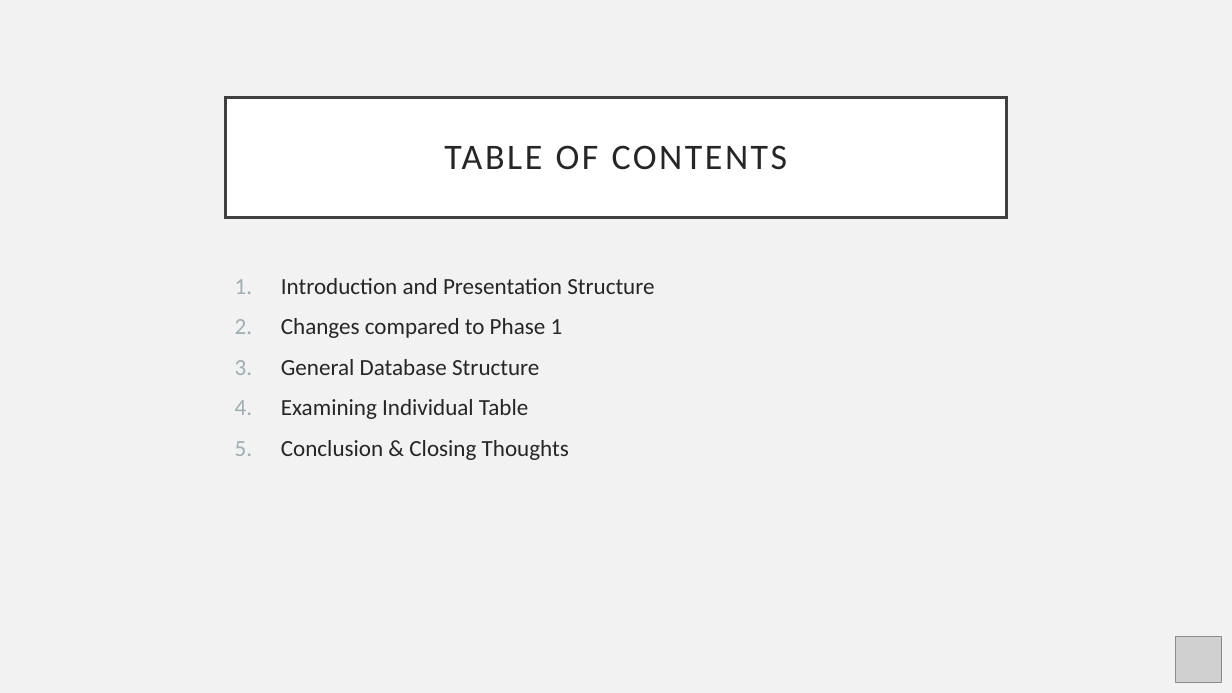
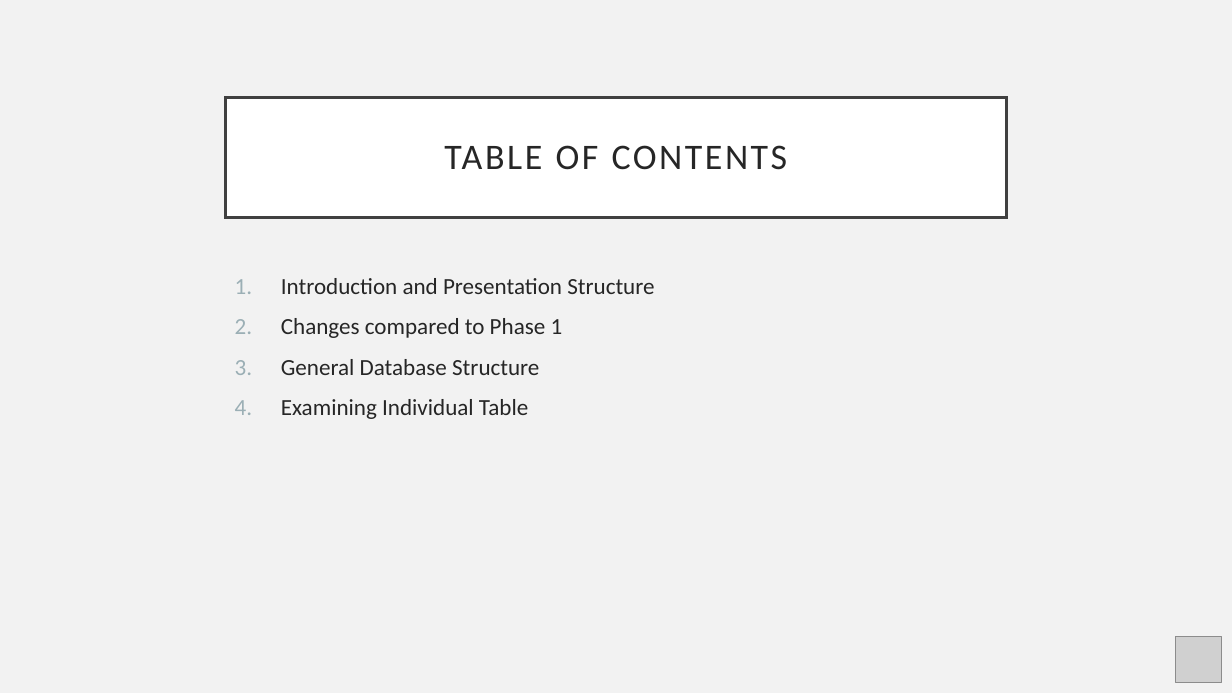
Before and after one commit to LeftEmpty/AirBnB_DBMS_Imitation, a slide deck: slide 2 of phase_2/phase_2_db_presentation.pptx. Drawn at 1232x693 pixels with LibreOffice and Linux fonts; fonts in the diff are those of the drawing; grey boxes stand for pictures. Boxes give left, top, right and bottom in pixels: in the first picture for what was removed or moved away, otherwise in the second. Text is boxed around its words. In the diff, an @@ line names an element or a change of style, - is before the commit and + after.

```diff
--- a/phase_2/phase_2_db_presentation.pptx
+++ b/phase_2/phase_2_db_presentation.pptx
@@ text at (x1=281, y1=440, x2=569, y2=460): paragraph removed @@
-5. Conclusion & Closing Thoughts
```
Also in this commit, not shown: 4 other slides changed, 1 slide added, 1 slide removed, 10 other files.
